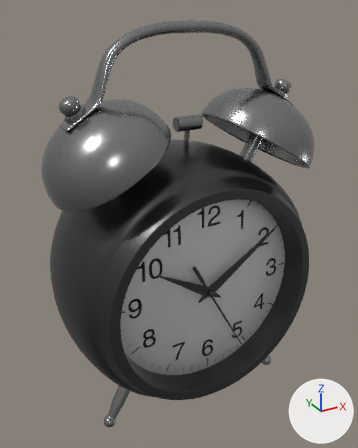
The glTF model static/models/Decor/desk_alarm_clock.glb as it was, and as the next commit left it.
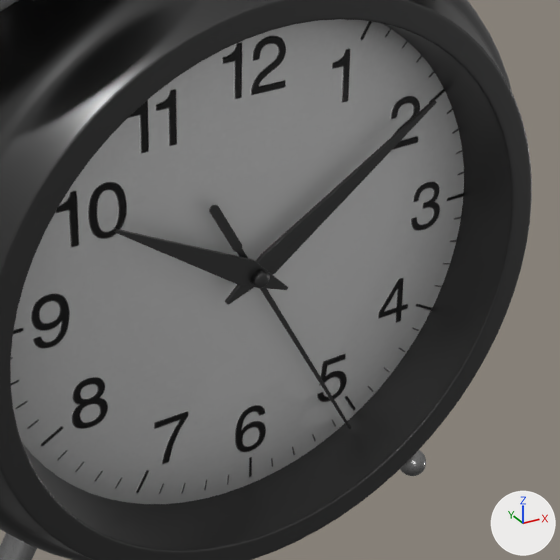
There are two pictures of each version: one whole from a camera (50 mm lens) standing at (-2.69, -4.71, 4.76) and looking at (-0.01, 0.16, 2.33), one close up on the part from 33% to 89% of the width and 43% to 88% of the height. The lights are fixed; the arrows at lower right show +X, +Y and +Z. The older version's two pictures come first. Vertices at exactly the same position are counted once.

The first close-up shows 'DeskAlarmClock'.
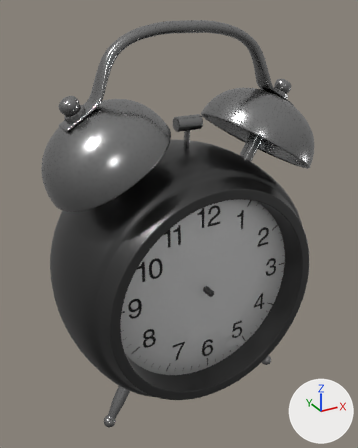
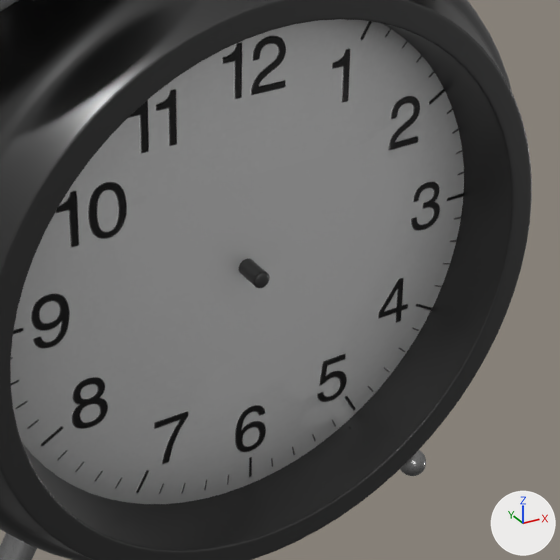
The edits, one by one:
me_plane_008 is used by ob_deskalarmclock; location (0.0, 0.0, 0.0).
me_plane_008 had 13382 vertices, 26218 faces and spanned x -1.61..1.61, y -0.76..1.06, z 0.01..4.63.
me_plane_008 now has 13174 vertices, 25808 faces and spans x -1.61..1.61, y -0.76..1.06, z 0.01..4.63.
me_plane_008 part 1: the loose piece of 92 vertices spanning x -0.66..0.15, y -0.56..-0.55, z 1.63..2.14 is deleted.
me_plane_008 part 2: the loose piece of 92 vertices spanning x -0.14..0.9, y -0.54..-0.53, z 1.63..2.34 is deleted.
Part 3, on me_plane_008:
24 vertices are removed from x -0.22..-0.06, y -0.53..-0.52, z 1.86..2.11.
50 faces are deleted.

Boxes [x1, y1, x2, y2] around the edits, measured in the close-ups (560 x 560 px):
part 1 of me_plane_008, deleted
    before: [113, 228, 288, 290]
part 2 of me_plane_008, deleted
    before: [225, 99, 437, 305]
part 3 of me_plane_008, deleted
    before: [209, 205, 351, 429]
